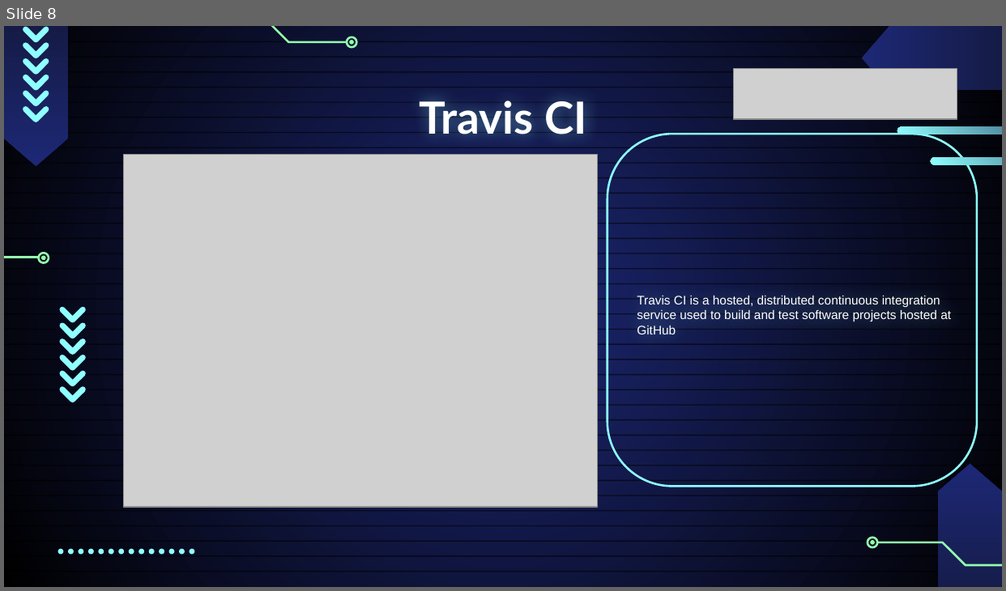
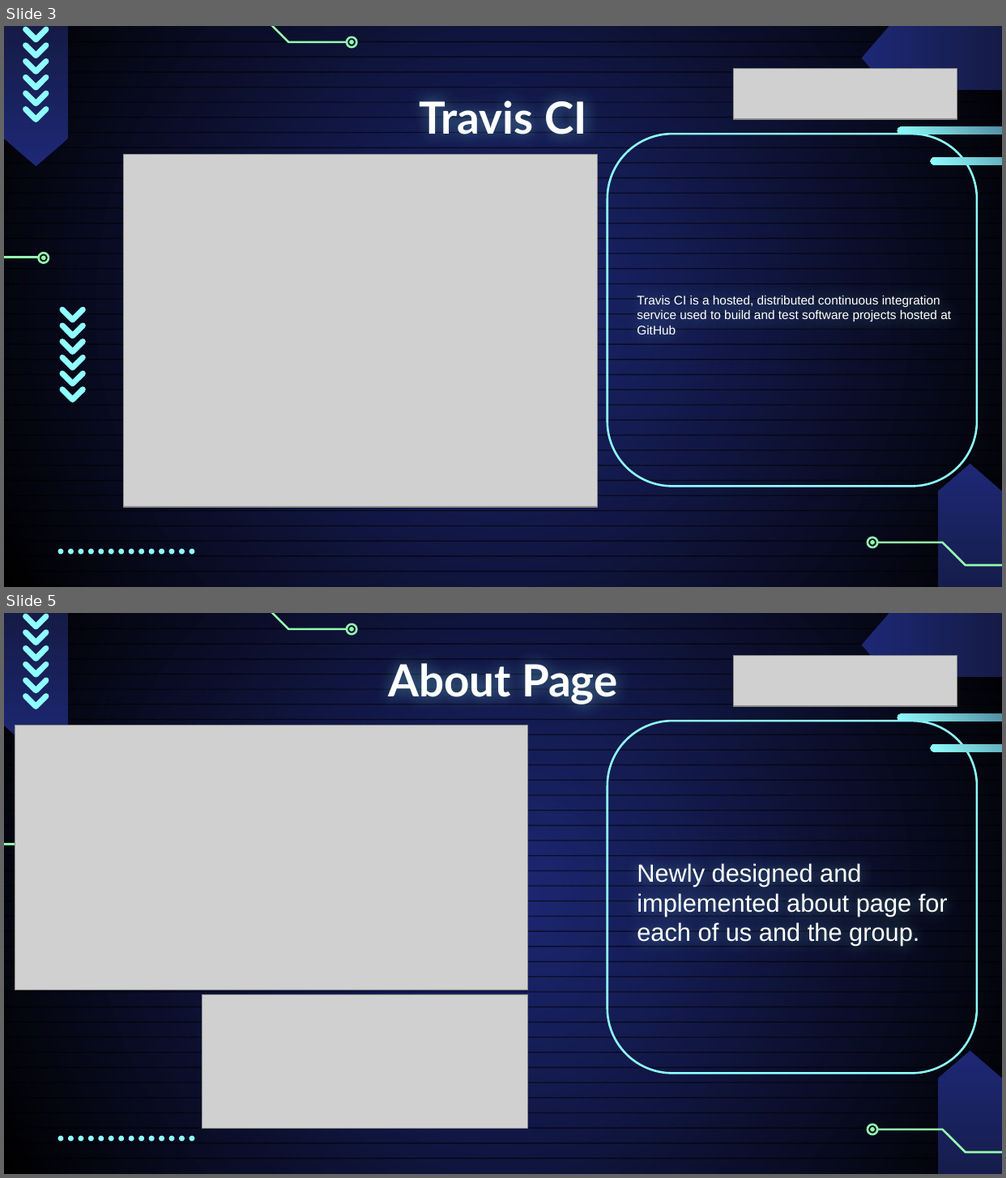
Before and after one commit to checkmate-group/coursework, a slide deck: documents/presentations/sprint_3_presentation.pptx. Shown one above the other, each under a label of ours: slide 8 before the commit, slides 3 and 5 after it; the slides between them are not shown. The pictures are 1006x591 and 1006x1178 pixels, drawn with LibreOffice and Linux fonts; fonts in the diff are those of the drawing; grey boxes stand for pictures. Boxes give left, top, right and bottom in pixels: in the first picture for what was removed or moved away, otherwise in the second. Text is boxed around its words. In the diff, an @@ line names an element or a change of style, - is before the commit and + after.

```diff
--- a/documents/presentations/sprint_3_presentation.pptx
+++ b/documents/presentations/sprint_3_presentation.pptx
@@ slide 5 added at [4, 613, 1002, 1174], background gradient #1D2875 to #000000; not listed: 66 template elements that a slide beside it also shows @@
@@ title added at [388, 658, 618, 705], 32 pt, text #FFFFFF, bold @@
+About Page
@@ picture added at [734, 655, 958, 706] @@
@@ picture added at [15, 726, 528, 990] @@
@@ rounded rectangle added at [607, 721, 977, 1073], outline #8FFFFF 1.5 pt @@
@@ rounded rectangle added at [897, 713, 1002, 721], fill gradient #151B46 to #8FFFFF @@
@@ rounded rectangle added at [930, 745, 1002, 752], fill gradient #151B46 to #8FFFFF @@
@@ text added at [637, 863, 948, 946], 18 pt, text #FFFFFF @@
+Newly designed and implemented about page for each of us and the group.
@@ freeform shape added at [59, 973, 85, 990], fill #8FFFFF @@
@@ picture added at [202, 995, 528, 1129] @@
@@ what was slide 8 is now slide 3 @@
```
Also in this commit, not shown: 1 slide changed, 5 other slides added, 10 slides removed.
